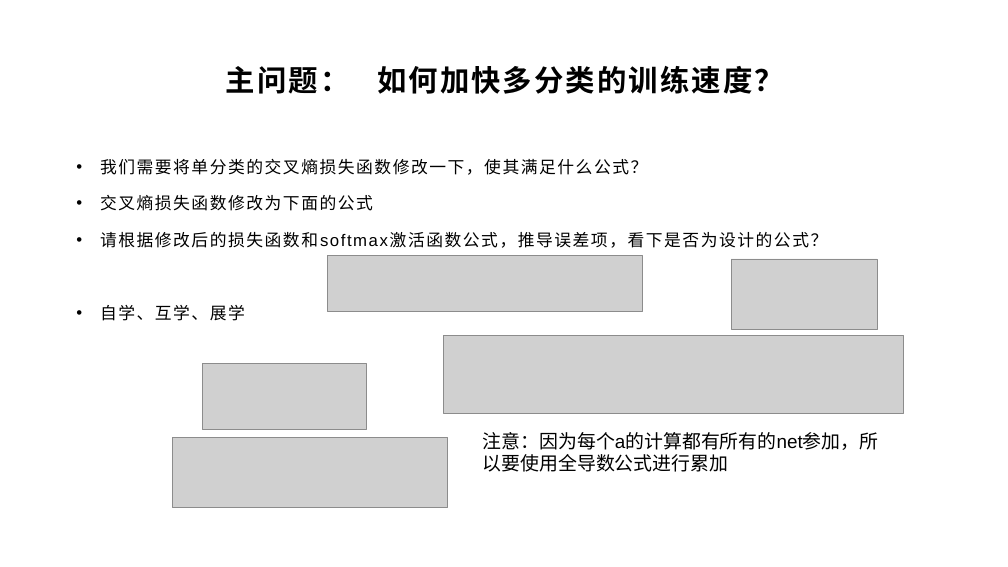
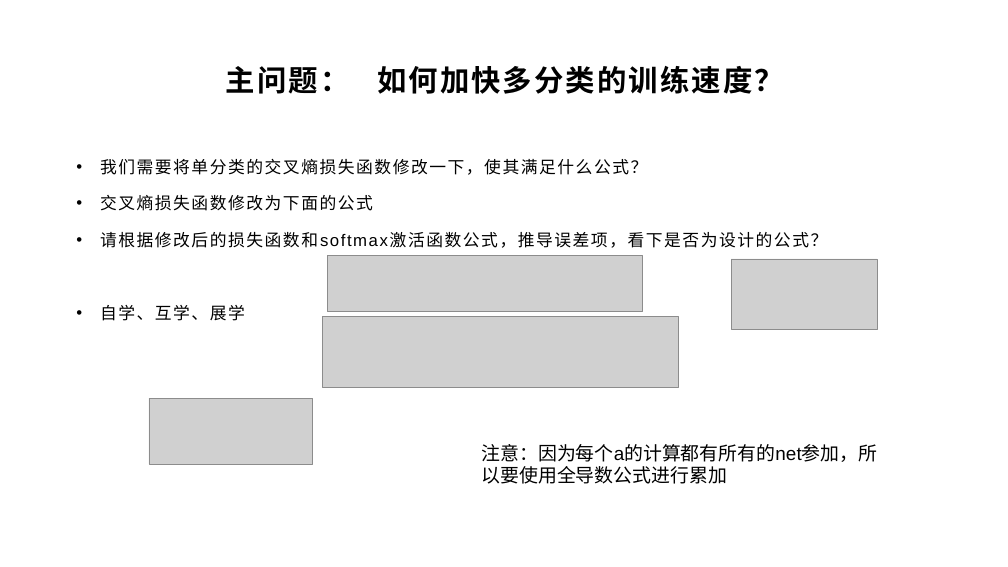
Before and after one commit to yyc-git/DeepLearningEdu, a slide deck: slide 17 of lessons/6_softmax/ppt/使用交叉熵损失函数和Softmax激活函数.pptx. Drawn at 1008x567 pixels with LibreOffice and Linux fonts; fonts in the diff are those of the drawing; grey boxes stand for pictures; background and template pictures are left out. Boxes give left, top, right and bottom in pixels: in the first picture for what was removed or moved away, otherwise in the second. Text is boxed around its words. In the diff, an @@ line names an element or a change of style, - is before the commit and + after.

```diff
--- a/lessons/6_softmax/ppt/使用交叉熵损失函数和Softmax激活函数.pptx
+++ b/lessons/6_softmax/ppt/使用交叉熵损失函数和Softmax激活函数.pptx
@@ picture added at (322, 317, 678, 387) @@
@@ picture removed at (444, 336, 904, 414) @@
@@ picture: place and size @@
-picture at (203, 364, 367, 430)
+picture at (149, 398, 313, 464)
@@ picture removed at (172, 438, 448, 508) @@
@@ text "注意：因为每个a的计算都有所有的net参加，所以要使用全导数公式进行累加": place and size @@
-text "注意：因为每个a的计算都有所有的net参加，所以要使用全导数公式进行累加" at (483, 432, 879, 472)
+text "注意：因为每个a的计算都有所有的net参加，所以要使用全导数公式进行累加" at (481, 444, 877, 484)
```
Also in this commit, not shown: 5 other slides changed.
